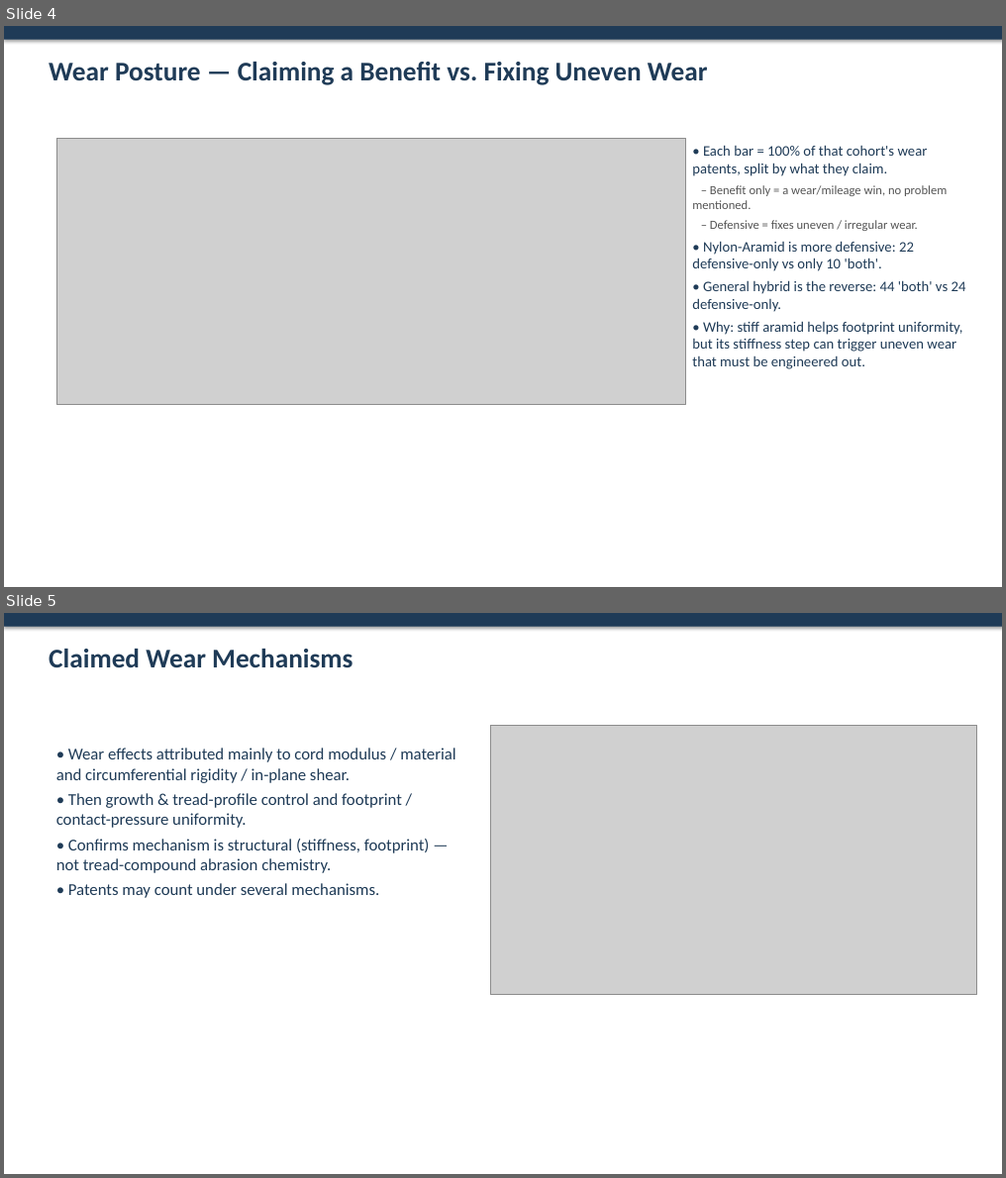
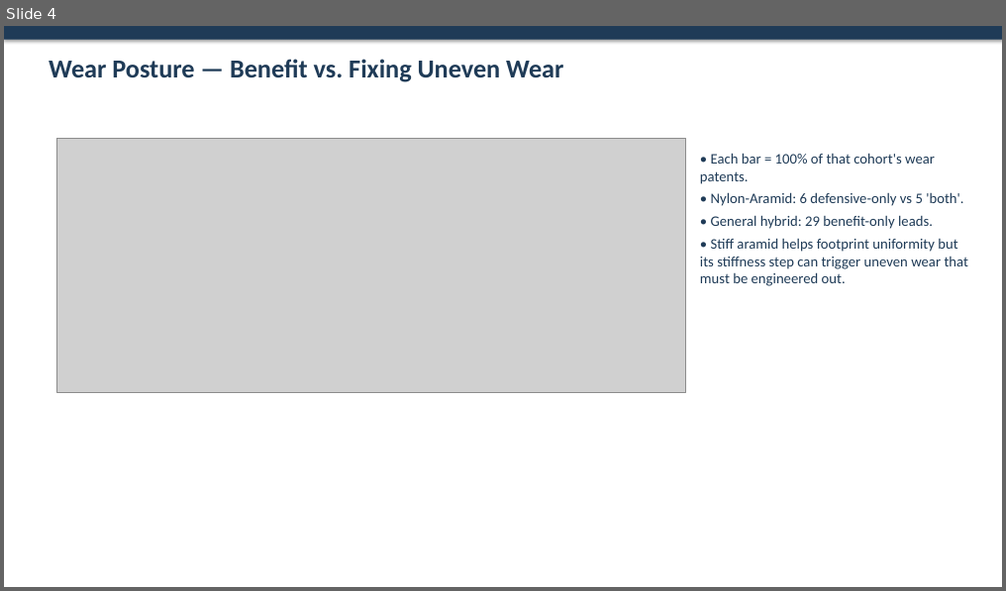
Before and after one commit to sreeharshahr09-gif/Sri, a slide deck: reports/Hybrid_Cord_Wear_Analysis.pptx. Shown one above the other, each under a label of ours: slides 4 and 5 before the commit, slide 4 after it. The pictures are 1006x1178 and 1006x591 pixels, drawn with LibreOffice and Linux fonts; fonts in the diff are those of the drawing; grey boxes stand for pictures. Boxes give left, top, right and bottom in pixels: in the first picture for what was removed or moved away, otherwise in the second. Text is boxed around its words. In the diff, an @@ line names an element or a change of style, - is before the commit and + after.

```diff
--- a/reports/Hybrid_Cord_Wear_Analysis.pptx
+++ b/reports/Hybrid_Cord_Wear_Analysis.pptx
@@ slide 5 removed at bbox=[4, 613, 1002, 1174], background #FFFFFF @@
@@ rectangle removed at bbox=[4, 613, 1002, 627] @@
@@ text removed at bbox=[49, 649, 352, 668] @@
-Claimed Wear Mechanisms
@@ picture removed at bbox=[491, 725, 977, 995] @@
@@ text removed at bbox=[56, 748, 456, 898] @@
-• Wear effects attributed mainly to cord modulus / material and circumferential rigidity / in-plane shear.
-• Then growth & tread-profile control and footprint / contact-pressure uniformity.
-• Confirms mechanism is structural (stiffness, footprint) — not tread-compound abrasion chemistry.
-• Patents may count under several mechanisms.
@@ slide 4 changed as well @@
@@ text at bbox=[49, 59, 563, 82]: text changed; size 26 to 25 pt @@
-Wear Posture — Claiming a Benefit vs. Fixing Uneven Wear
+Wear Posture — Benefit vs. Fixing Uneven Wear
@@ picture: place and size @@
-picture at bbox=[56, 138, 685, 405]
+picture at bbox=[56, 138, 685, 392]
@@ text at bbox=[700, 153, 968, 286]: text changed @@
-• Each bar = 100% of that cohort's wear patents, split by what they claim.
-– Benefit only = a wear/mileage win, no problem mentioned.
-– Defensive = fixes uneven / irregular wear.
-• Nylon-Aramid is more defensive: 22 defensive-only vs only 10 'both'.
-• General hybrid is the reverse: 44 'both' vs 24 defensive-only.
-• Why: stiff aramid helps footprint uniformity, but its stiffness step can trigger uneven wear that must be engineered out.
+• Each bar = 100% of that cohort's wear patents.
+• Nylon-Aramid: 6 defensive-only vs 5 'both'.
+• General hybrid: 29 benefit-only leads.
+• Stiff aramid helps footprint uniformity but its stiffness step can trigger uneven wear that must be engineered out.
```
Also in this commit, not shown: 6 other slides changed, 3 slides added, 3 other slides removed, 14 other files.
